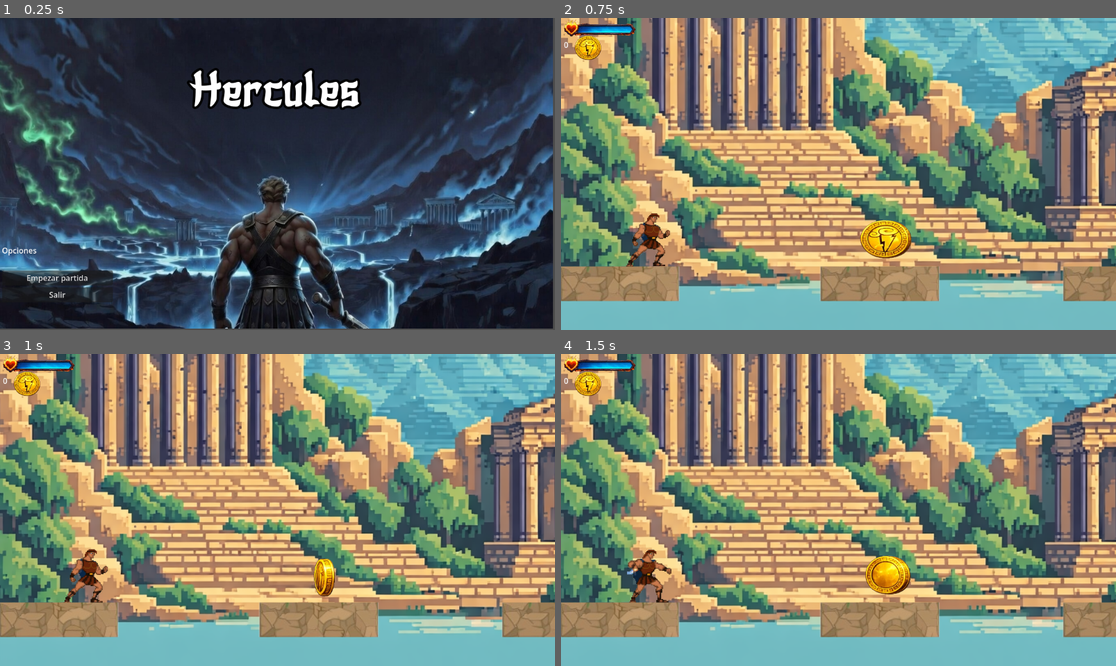
Above: before the commit, frames 1-4 (two rows, left to right).
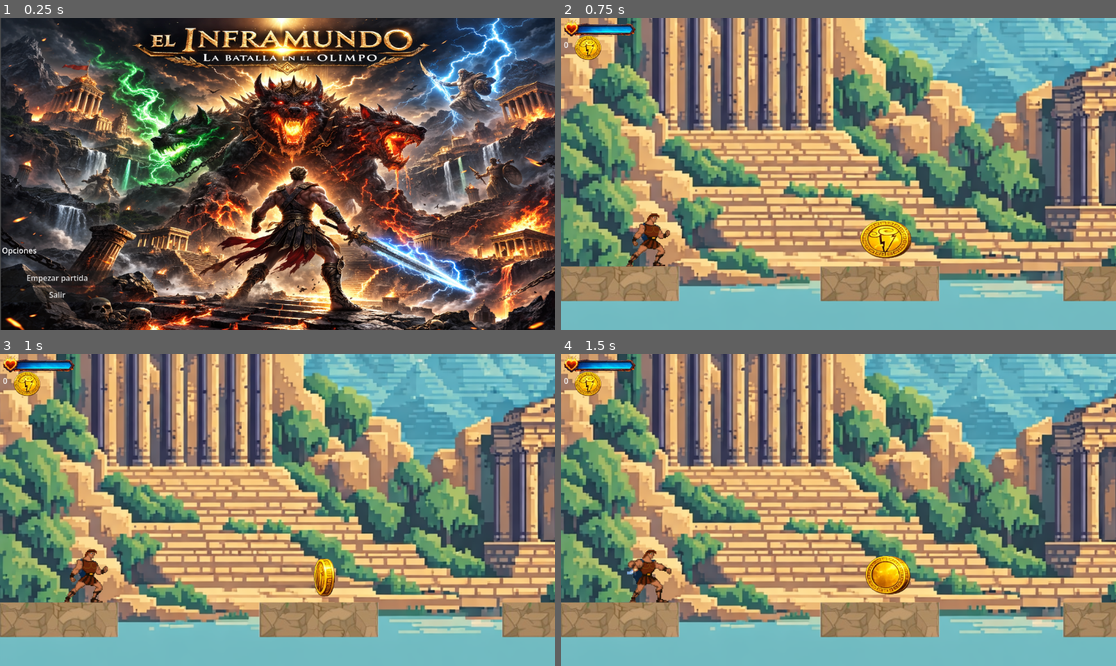
Above: after the commit, the same moments.

Repository: alex12345-123/hercules-2d
Game: Godot game, scene res://menu/menu.tscn
The game is run twice, just before and just after one commit, with the same random seed, the same clock (stepped at 60 frames per second) and the same inputs.
Inputs:
- Up to frame 1 (0.25 s): no input
- Up to frame 2 (0.75 s): click "Empezar partida" at 0.5 s
- Up to frame 3 (1 s): no input
- Up to frame 4 (1.5 s): hold D (mover_derecha) from 1.28 s (still down); tap F (puño) at 1.35 s

The runs differ from the first frame. In frame 1, 83% of the frame differs, in the area x 0-100%, y 0-100%; in frame 2, nothing differs; in frame 3, nothing differs; in frame 4, nothing differs.

Commit message:
Cambio menu

Diff:
--- a/menu/menu.tscn
+++ b/menu/menu.tscn
@@ -1,14 +1,7 @@
 [gd_scene format=3 uid="uid://bprybtjhqi04d"]
 
 [ext_resource type="Script" uid="uid://bmxyy314wba5" path="res://menu/menu.gd" id="1_6nwqt"]
-[ext_resource type="FontFile" uid="uid://clfeux2t5nwma" path="res://menu/fuente.otf" id="2_6nwqt"]
-[ext_resource type="Texture2D" uid="uid://coerrj8y5beii" path="res://menu/menu2.jpg" id="2_pbjm4"]
-
-[sub_resource type="LabelSettings" id="LabelSettings_svuvw"]
-font = ExtResource("2_6nwqt")
-font_size = 100
-outline_size = 20
-outline_color = Color(0, 0, 0, 1)
+[ext_resource type="Texture2D" uid="uid://c7vdndq3ou8i4" path="res://menu/fondov2.png" id="2_g18jx"]
 
 [node name="menu" type="Control" unique_id=865973331]
 layout_mode = 3
@@ -20,19 +13,9 @@
 script = ExtResource("1_6nwqt")
 
 [node name="sprite_menu" type="Sprite2D" parent="." unique_id=1887258509]
-position = Vector2(-2, -8.999998)
-scale = Vector2(0.84558815, 0.8515625)
-texture = ExtResource("2_pbjm4")
-centered = false
-
-[node name="titulo" type="Label" parent="." unique_id=1559487909]
-layout_mode = 0
-offset_left = 396.0
-offset_top = 81.0
-offset_right = 746.0
-offset_bottom = 212.0
-text = "Hercules"
-label_settings = SubResource("LabelSettings_svuvw")
+position = Vector2(581.75, 328.25006)
+scale = Vector2(0.7555339, 0.6401367)
+texture = ExtResource("2_g18jx")
 
 [node name="vbox_menu" type="VBoxContainer" parent="." unique_id=884897033]
 layout_mode = 0
Binary file added: menu/fondov2.png
Not shown, added: menu/fondov2.png.import
